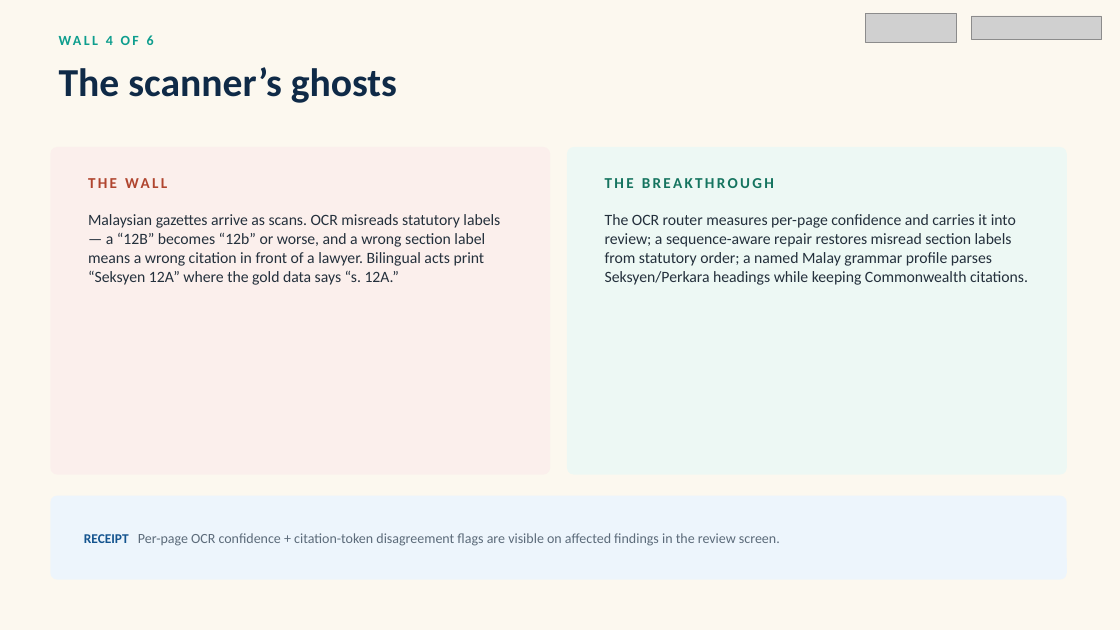
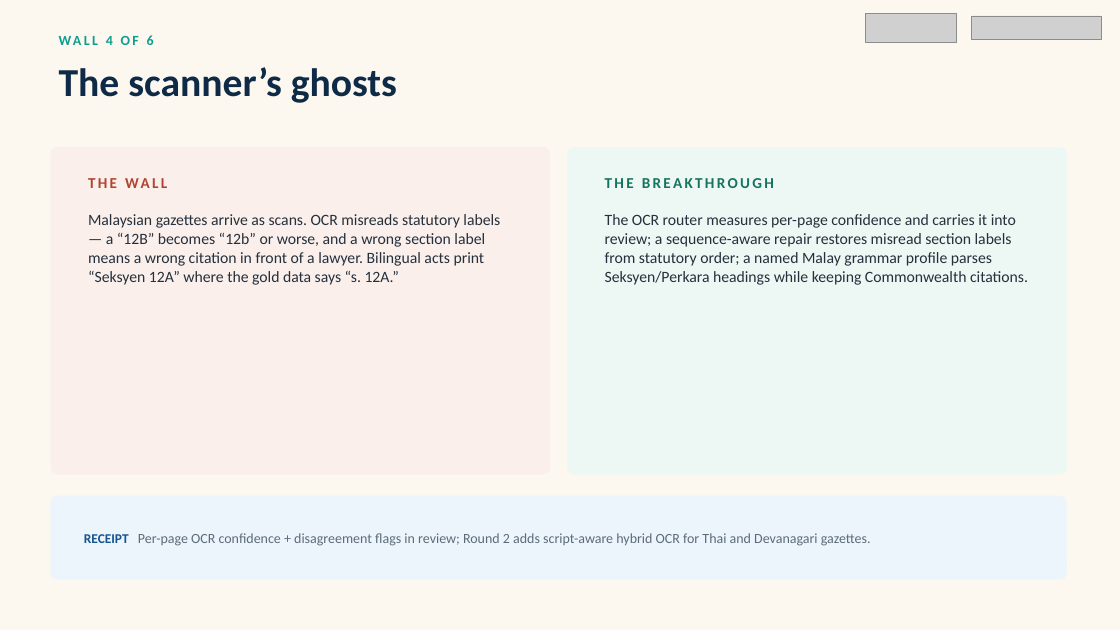
Before and after one commit to nafew0/ClauseChain, a slide deck: slide 15 of docs/ClauseChain Pitch Deck.pptx. Drawn at 1120x630 pixels with LibreOffice and Linux fonts; fonts in the diff are those of the drawing; grey boxes stand for pictures; background and template pictures are left out. Boxes give left, top, right and bottom in pixels: in the first picture for what was removed or moved away, otherwise in the second. Text is boxed around its words. In the diff, an @@ line names an element or a change of style, - is before the commit and + after.

```diff
--- a/docs/ClauseChain Pitch Deck.pptx
+++ b/docs/ClauseChain Pitch Deck.pptx
@@ text at (x1=84, y1=533, x2=871, y2=546): text changed @@
-RECEIPT Per-page OCR confidence + citation-token disagreement flags are visible on affected findings in the review screen.
+RECEIPT Per-page OCR confidence + disagreement flags in review; Round 2 adds script-aware hybrid OCR for Thai and Devanagari gazettes.
```
Also in this commit, not shown: 11 other slides changed, 1 other file.
